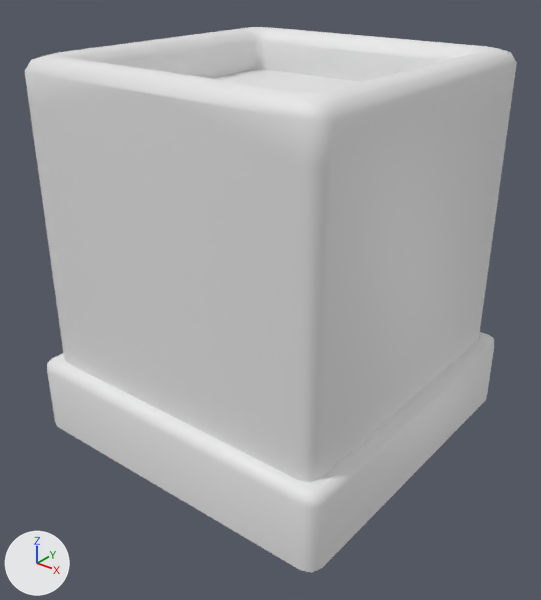
An edit to the FBX model Assets/000.Eeeeden/00-Fbxs/02-Factory/01-Factory/Lv1-R-Factory.fbx, drawn before and after from the same camera.
The view is the same before and after, from a camera (50 mm lens) standing at (3.32, -4.24, 3.55) and looking at (0.02, -0.12, 1.0). The axes (+X, +Y, +Z) are drawn at lower left. The lights are the same throughout. Where no turn or scale is listed for an object, it has been applied to the vertices.

The first picture shows 'Lv1-R-Factory'.
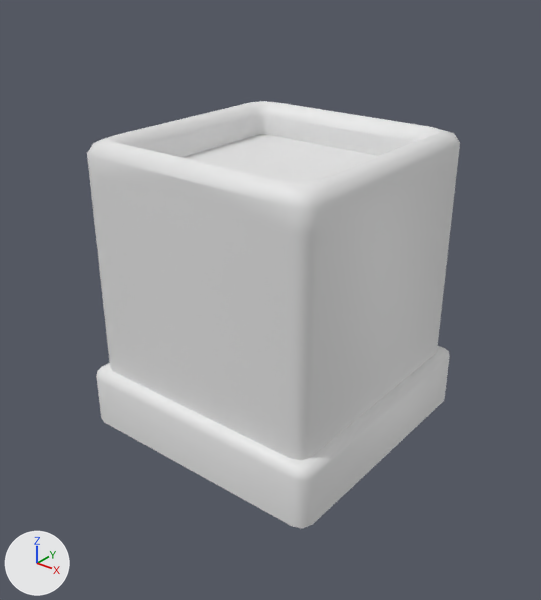
Changed parts and their boxes [x1, y1, x2, y2] in the pictures (541 x 600 px; the box of a moved part takes in the faces that stretch with it):
'Lv1-R-Factory', reshaped (24% narrower, 22% shorter)
    before: [25, 27, 517, 573]
    after: [87, 101, 460, 528]
part 1 of me_lv1_r_factory, moved or reshaped
    before: [47, 332, 494, 573]
    after: [96, 346, 450, 528]
part 2 of me_lv1_r_factory, moved or reshaped
    before: [25, 27, 517, 482]
    after: [87, 101, 460, 461]

The change in detail:
me_lv1_r_factory is used by ob_lv1_r_factory; location (0.0, 0.0, 0.0).
me_lv1_r_factory had 271 vertices, 230 faces and spanned x -1.34..1.34, y -1.34..1.54, z -0.08..2.84.
me_lv1_r_factory now has 271 vertices, 230 faces and spans x -1.07..1.07, y -1.07..1.2, z -0.06..2.27.
me_lv1_r_factory part 1: the loose piece of 64 vertices spanning x -1.34..1.34, y -1.34..1.34, z -0.08..0.52 is turned -0 degrees about the x axis through its middle and scaled by 0.793, then moved by (0.0, 0.0, -0.05).
me_lv1_r_factory part 2: 207 of 271 vertices moved; they spanned x -1.24..1.24, y -1.24..1.54, z 0.0..2.84 and now span x -0.99..0.99, y -0.99..1.2, z 0.0..2.27; mean shift (0.0, -0.13, -0.39); largest move (1.17, -1.17, 2.81) -> (0.92, -0.92, 2.24).
